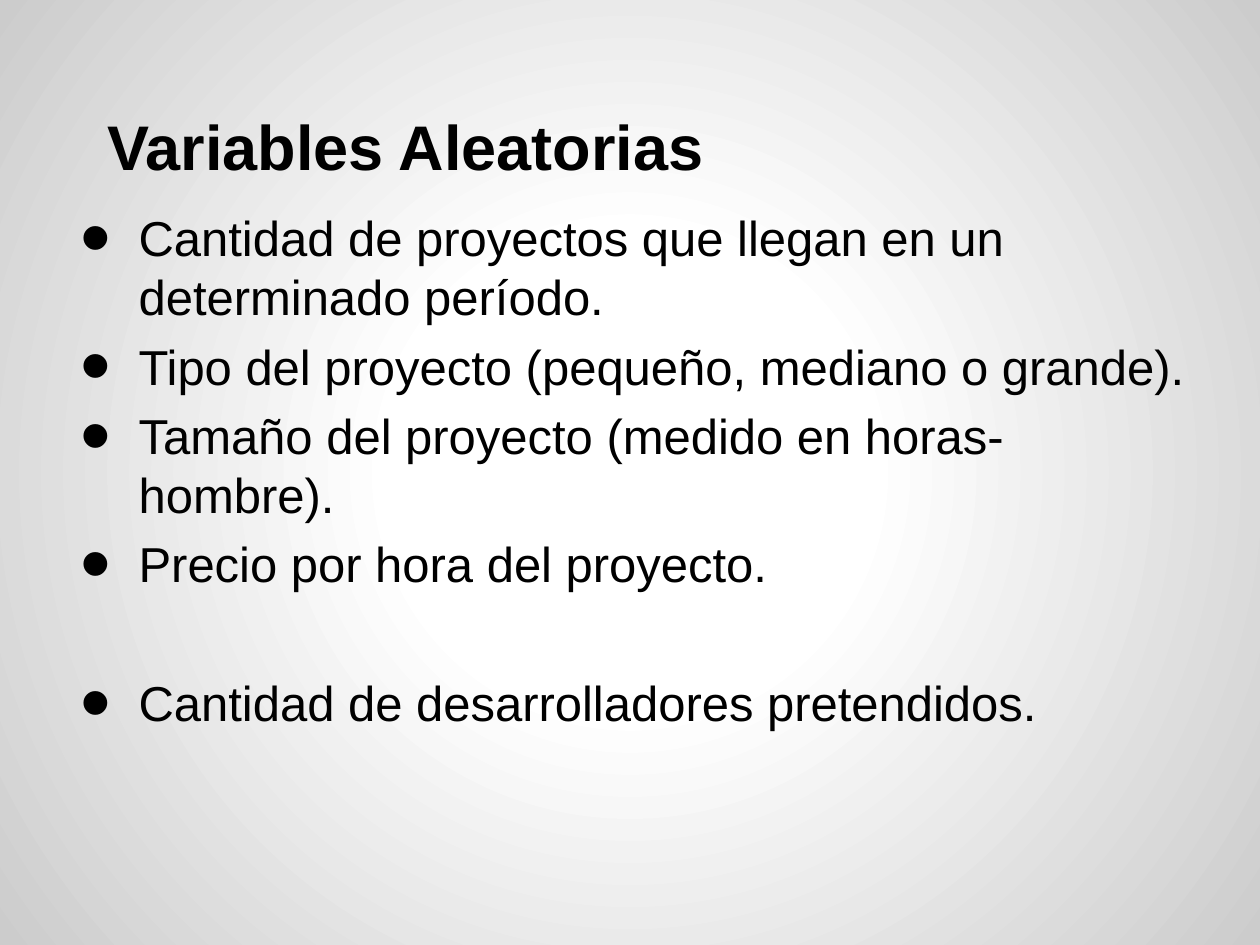
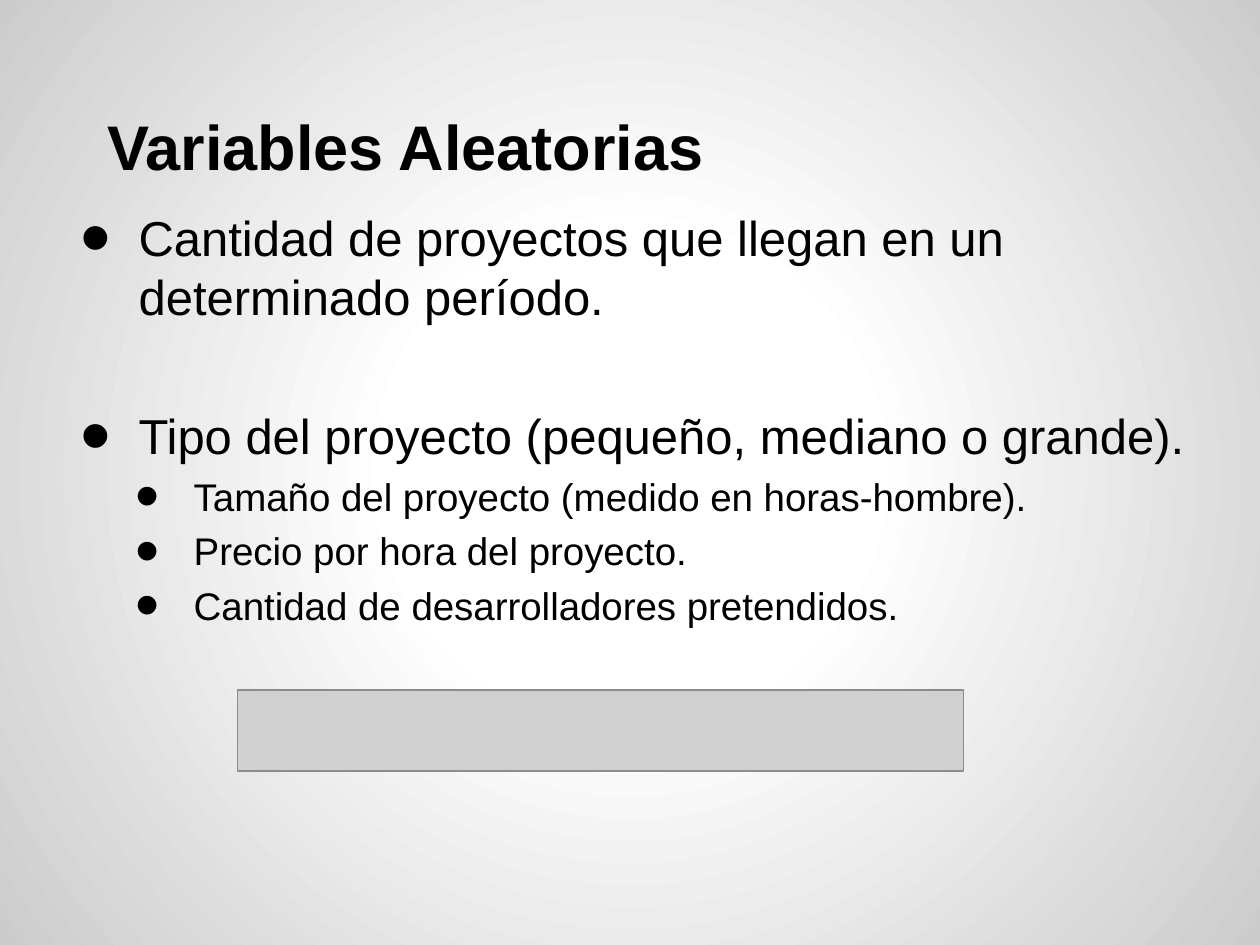
Before and after one commit to acrespo/Simulaciones, a slide deck: slide 7 of presentacion.pptx. Drawn at 1260x945 pixels with LibreOffice and Linux fonts; fonts in the diff are those of the drawing; grey boxes stand for pictures. Boxes give left, top, right and bottom in pixels: in the first picture for what was removed or moved away, otherwise in the second. Text is boxed around its words. In the diff, an @@ line names an element or a change of style, - is before the commit and + after.

```diff
--- a/presentacion.pptx
+++ b/presentacion.pptx
@@ text at [194, 483, 1027, 627]: size 28 to 22 pt in "Tamaño del proyecto (medido en horas-hombre).", "Precio por hora del proyecto.", "Cantidad de desarrolladores pretendidos."; list level 1 to 2 in "Tamaño del proyecto (medido en ..."; list level 1 to 2 in "Precio por hora del proyecto."; list level 1 to 2 in "Cantidad de desarrolladores pretendidos." @@
@@ picture added at [238, 690, 964, 771] @@
```
Also in this commit, not shown: 4 other slides changed.
